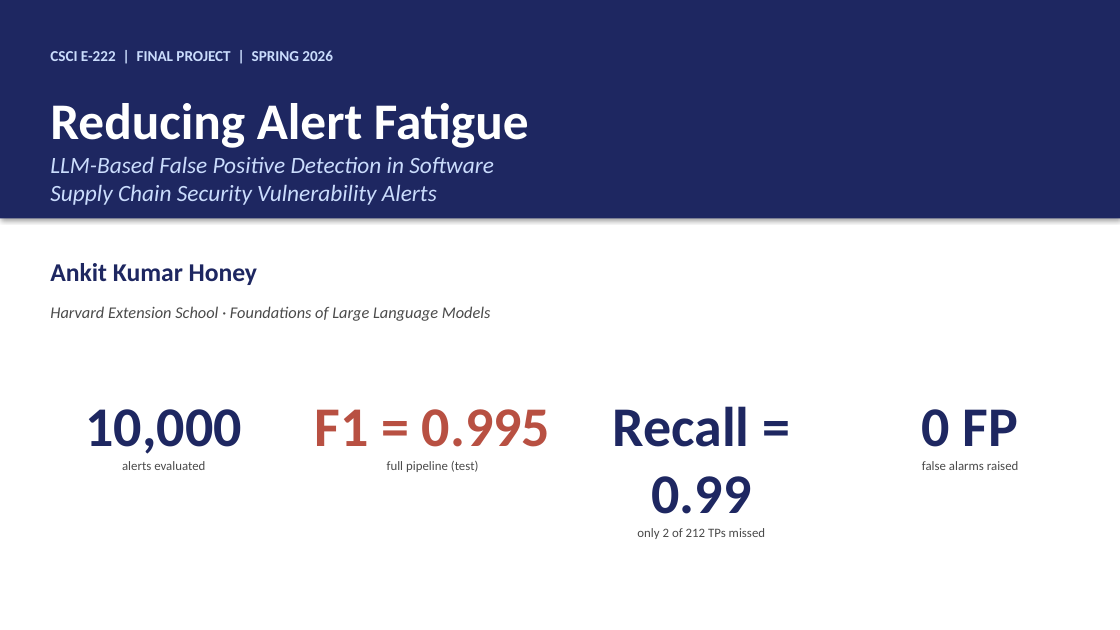
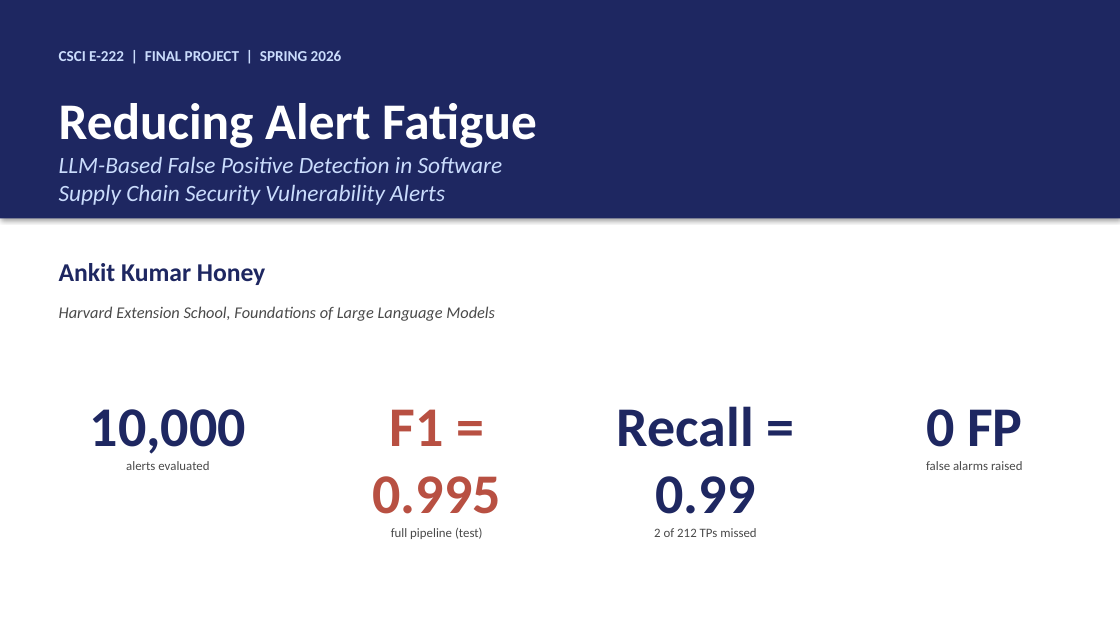
Before and after one commit to honeyankit/reachability-llm, a slide deck: slide 1 of reports/FalsePositive_SupplyChain_Honey.pptx. Drawn at 1120x630 pixels with LibreOffice and Linux fonts; fonts in the diff are those of the drawing. Boxes give left, top, right and bottom in pixels: in the first picture for what was removed or moved away, otherwise in the second. Text is boxed around its words. In the diff, an @@ line names an element or a change of style, - is before the commit and + after.

```diff
--- a/reports/FalsePositive_SupplyChain_Honey.pptx
+++ b/reports/FalsePositive_SupplyChain_Honey.pptx
@@ text at (x1=59, y1=306, x2=495, y2=321): text changed @@
-Harvard Extension School · Foundations of Large Language Models
+Harvard Extension School, Foundations of Large Language Models
@@ 6 texts moved together from (x1=50, y1=50, x2=1018, y2=472) to (x1=59, y1=50, x2=1022, y2=539) @@
@@ text at (x1=654, y1=528, x2=756, y2=537): text changed @@
-only 2 of 212 TPs missed
+2 of 212 TPs missed
```
Also in this commit, not shown: 14 other slides changed, 3 other files.
